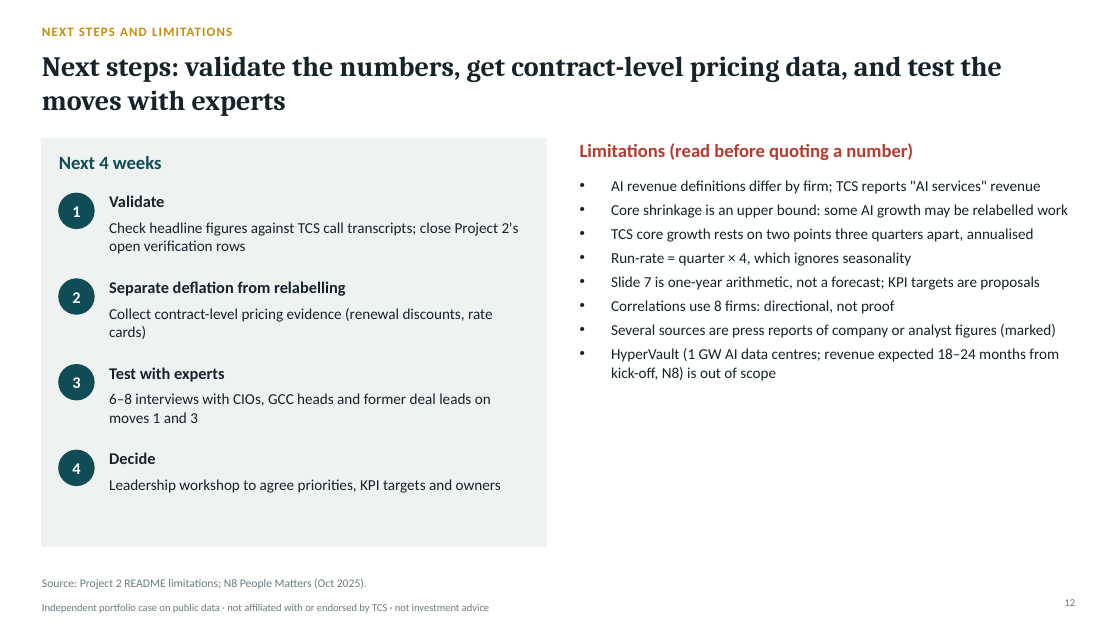
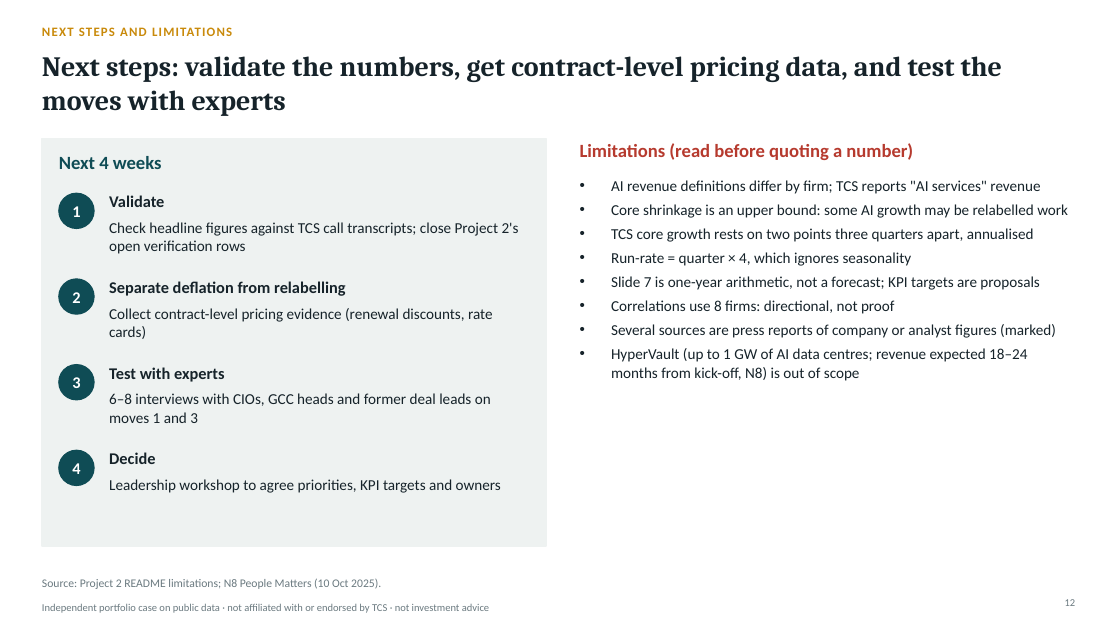
Before and after one commit to lokpriye96/ai-consulting-report-genai-services, a slide deck: slide 12 of outputs/TCS_AI_Deflation_Strategy.pptx. Drawn at 1120x630 pixels with LibreOffice and Linux fonts; fonts in the diff are those of the drawing. Boxes give left, top, right and bottom in pixels: in the first picture for what was removed or moved away, otherwise in the second. Text is boxed around its words. In the diff, an @@ line names an element or a change of style, - is before the commit and + after.

Commit message:
Verify sources (dates, HyperVault figures) and tidy wording

```diff
--- a/outputs/TCS_AI_Deflation_Strategy.pptx
+++ b/outputs/TCS_AI_Deflation_Strategy.pptx
@@ text at bbox=[611, 348, 1027, 381]: text changed @@
-• HyperVault (1 GW AI data centres; revenue expected 18–24 months from kick-off, N8) is out of scope
+• HyperVault (up to 1 GW of AI data centres; revenue expected 18–24 months from kick-off, N8) is out of scope
@@ text at bbox=[42, 578, 381, 589]: text changed @@
-Source: Project 2 README limitations; N8 People Matters (Oct 2025).
+Source: Project 2 README limitations; N8 People Matters (10 Oct 2025).
```
Also in this commit, not shown: 7 other slides changed, 12 other files.
